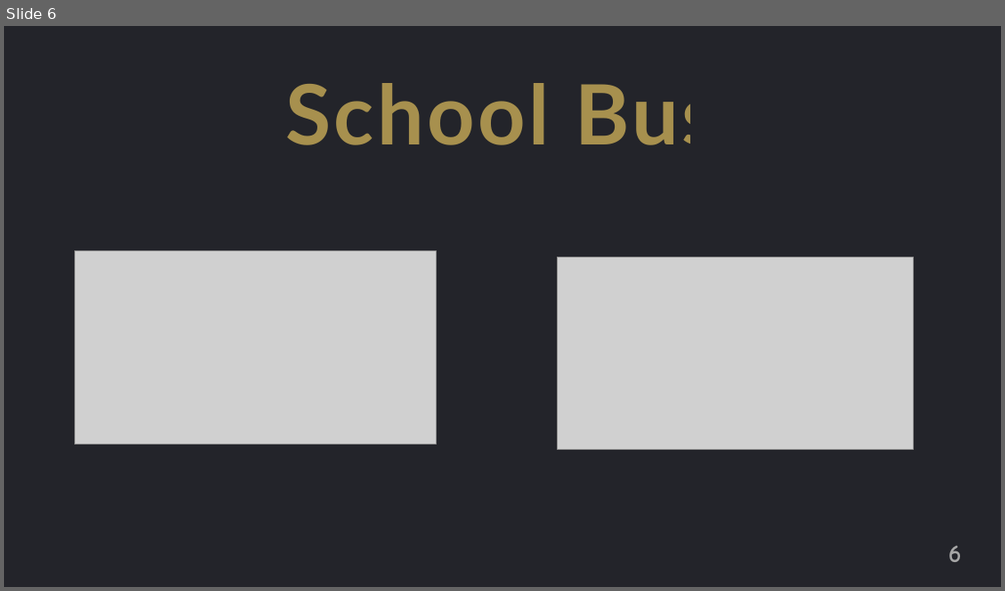
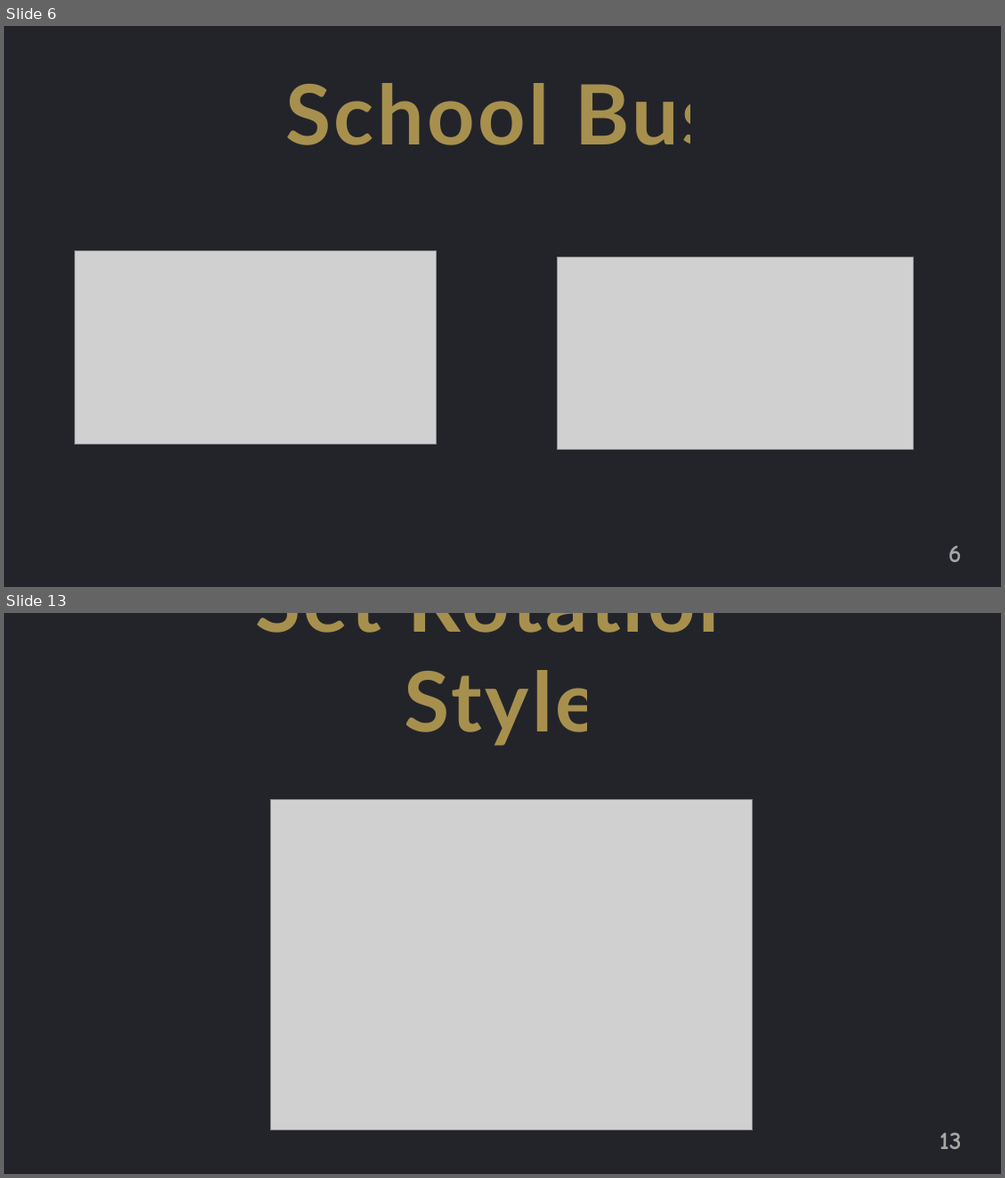
Before and after one commit to jguo108/My-Programming-Courses, a slide deck: Scratch for Newbies/Level1/Lesson 3 - Catch the School Bus/Notes/Notes.pptx. Shown one above the other, each under a label of ours: slide 6 before the commit, slides 6 and 13 after it; the slides between them are not shown. The pictures are 1005x591 and 1005x1178 pixels, drawn with LibreOffice and Linux fonts; fonts in the diff are those of the drawing; grey boxes stand for pictures. Boxes give left, top, right and bottom in pixels: in the first picture for what was removed or moved away, otherwise in the second. Text is boxed around its words. In the diff, an @@ line names an element or a change of style, - is before the commit and + after.

```diff
--- a/Scratch for Newbies/Level1/Lesson 3 - Catch the School Bus/Notes/Notes.pptx
+++ b/Scratch for Newbies/Level1/Lesson 3 - Catch the School Bus/Notes/Notes.pptx
@@ slide 13 added at (4,613,1001,1174), background #FFFFFF @@
@@ rectangle added at (4,613,1001,1174), fill #23242A @@
@@ text added at (255,613,746,746), 80 pt, text #FFD966 at 60% opacity, bold @@
+Set Rotation Style
@@ picture added at (271,799,752,1130) @@
@@ page number added at (939,1132,962,1149), 24 pt, text #A6A6A6, bold @@
+13
```
Also in this commit, not shown: 4 slides changed, 6 other slides added, 16 other files.
